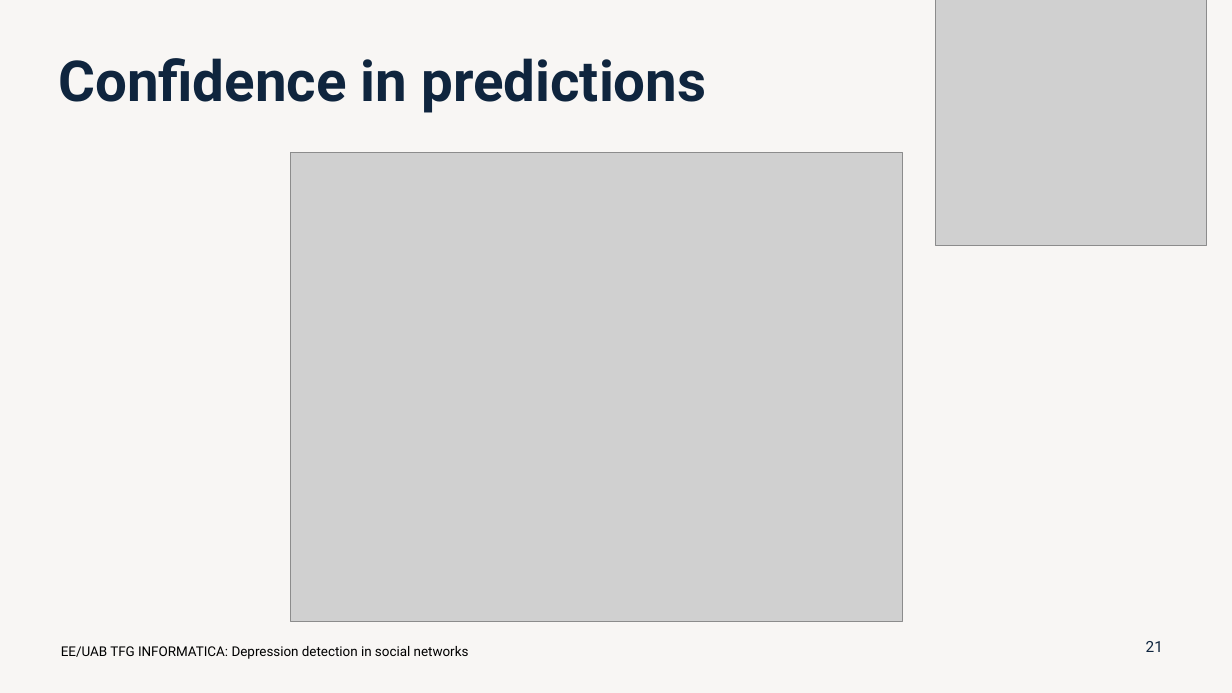
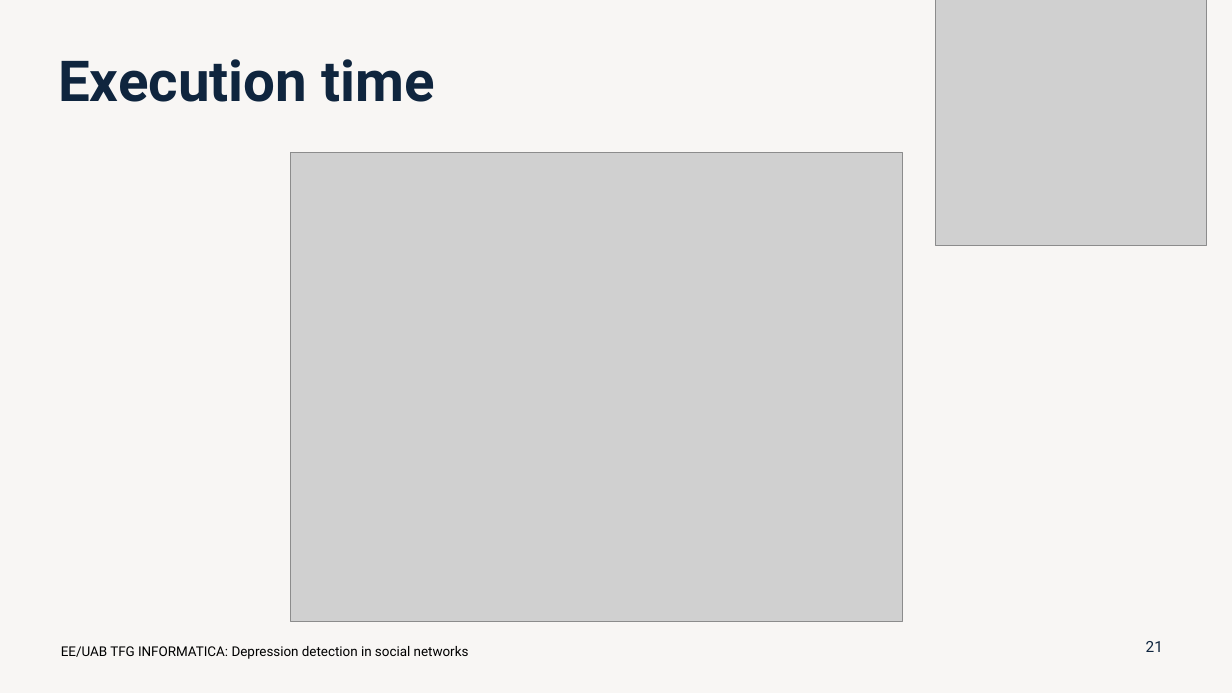
Before and after one commit to marti1999/TFG, a slide deck: slide 21 of informes/presentation.pptx. Drawn at 1232x693 pixels with LibreOffice and Linux fonts; fonts in the diff are those of the drawing; grey boxes stand for pictures. Boxes give left, top, right and bottom in pixels: in the first picture for what was removed or moved away, otherwise in the second. Text is boxed around its words. In the diff, an @@ line names an element or a change of style, - is before the commit and + after.

```diff
--- a/informes/presentation.pptx
+++ b/informes/presentation.pptx
@@ title at [58, 59, 434, 102]: text changed @@
-Confidence in predictions
+Execution time
```
Also in this commit, not shown: 4 other slides changed, 1 other file.
